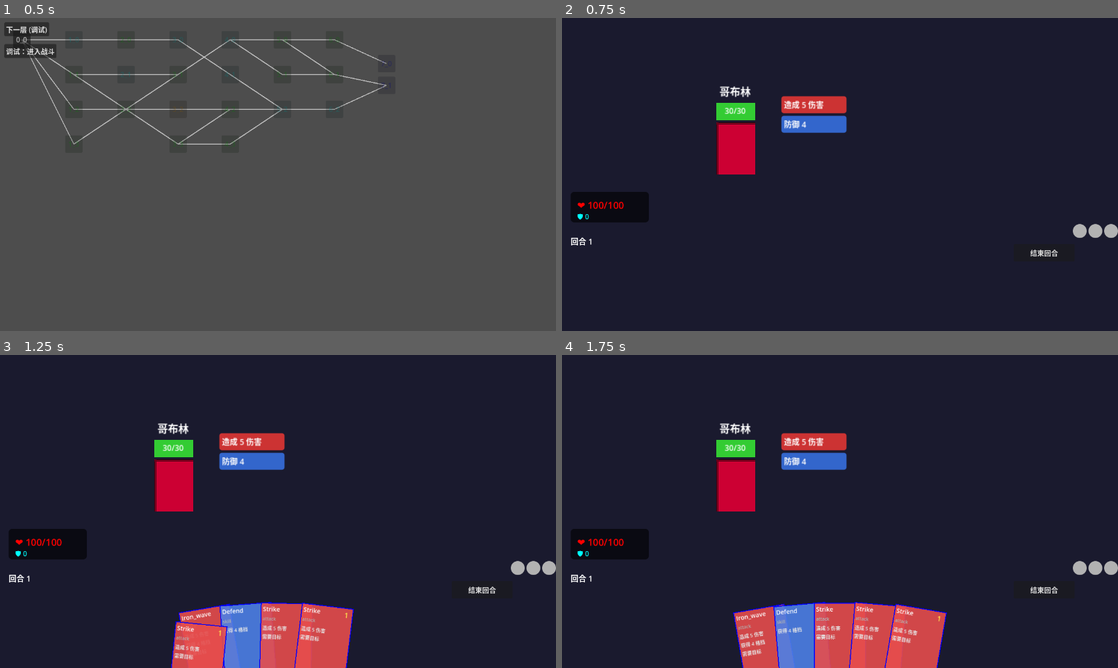
Above: before the commit, frames 1-4 (two rows, left to right).
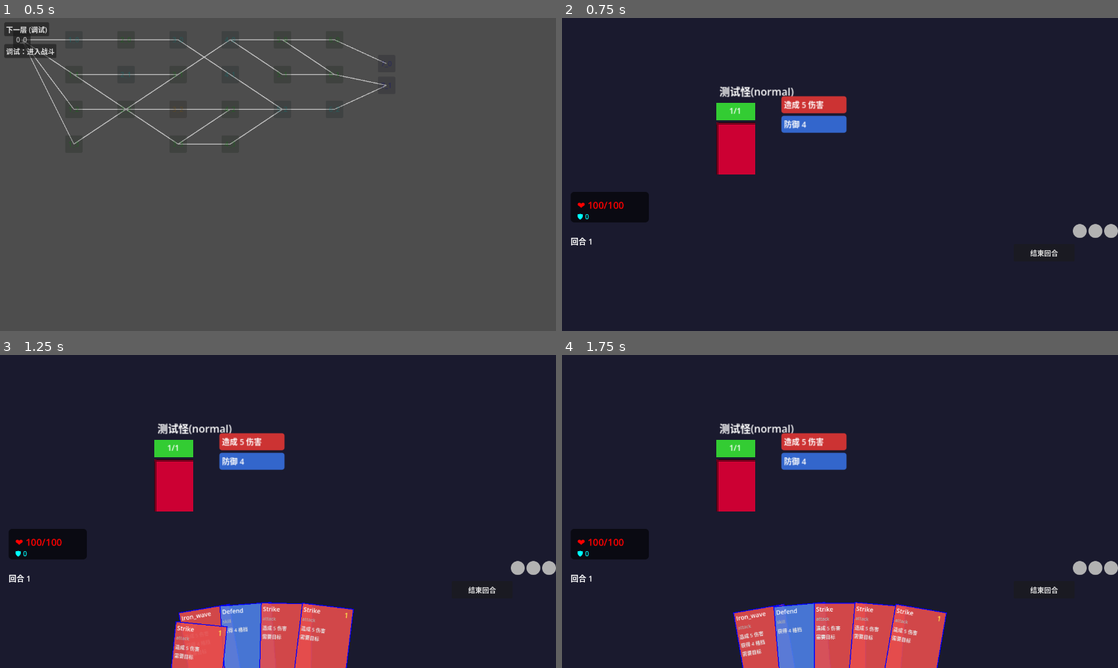
Above: after the commit, the same moments.

Repository: FiveMarksCoding/CardGame
Game: Godot game, scene res://scenes/Main.tscn
Same seed, same stepped clock (60 frames per second), same inputs: the game is played once before the commit and once after it.
Inputs:
- Up to frame 1 (0.5 s): no input
- Up to frame 2 (0.75 s): click "0_0" at 0.5 s
- Up to frame 3 (1.25 s): no input
- Up to frame 4 (1.75 s): click "调试：进入战斗" at 1.25 s

Frame 1 is identical in both runs. In frame 2, 0.3% of the frame differs, in the area x 28-42%, y 21-31%; in frame 3, 0.3%; in frame 4, 0.3%.

Commit message:
201018-02

Diff:
--- a/card-game/scripts/systems/BattleSystem.gd
+++ b/card-game/scripts/systems/BattleSystem.gd
@@ -16,14 +16,25 @@
 signal player_health_changed(new_health: int,max_health: int);
 signal player_block_changed(new_block: int);
 signal turn_started(turn_count: int);
+# data
+var battle_type: String="normal";
 
 func _ready ():
+	if MapSystem.instance && (MapSystem.instance.current_node_id != ""):
+		var node=MapSystem.instance.current_map_data.get_node(MapSystem.instance.current_node_id);
+		if node:
+			match node.node_type:
+				MapNodeData.NodeType.ELITE:
+					battle_type="elite";
+				MapNodeData.NodeType.BOSS:
+					battle_type="boss";
+	print("当前战斗类型: ",battle_type);
+
 	print("BattleSystem 已加载");
 	hand_container=get_parent().get_node("HandContainer");
 	if !hand_container:
 		push_error("找不到 HandContainer！");
 	deck.setup(GameState.player_deck);
-	print("抽牌堆初始化完成，共 %d 张牌" % deck.draw_pile.size());
 	_create_test_enemies();
 	start_player_turn();
 
@@ -56,20 +67,29 @@
 		hand_container.discard_card(card_ui);
 
 func _create_test_enemies ():
+	var hp = 1
+	var atk = 5
+	if battle_type == "elite":
+		hp = 2
+		atk = 8
+	elif battle_type == "boss":
+		hp = 3
+		atk = 12
+
 	var intent_pool=[
 		[
-			Intent.new(Intent.Type.ATTACK,5,1),
+			Intent.new(Intent.Type.ATTACK,atk,1),
 			Intent.new(Intent.Type.DEFEND,4,1),
 		],
 		[
-			Intent.new(Intent.Type.ATTACK,6,2),
+			Intent.new(Intent.Type.ATTACK,atk+2,2),
 		],
 		[
 			Intent.new(Intent.Type.BUFF,2,1),
-			Intent.new(Intent.Type.ATTACK,6,1),
+			Intent.new(Intent.Type.ATTACK,atk,1),
 		],
 	];
-	var enemy_data=EnemyData.new("goblin_1","哥布林",30,intent_pool);
+	var enemy_data=EnemyData.new("goblin_1","测试怪("+battle_type+")",hp,intent_pool);
 	var enemy=Enemy.new();
 	enemy.setup(enemy_data);
 	enemy.position=Vector2(400,300);
@@ -174,7 +194,7 @@
 
 func _on_victory ():
 	print("战斗胜利！");
-	var rewards=RewardGenerator.generate("normal");
+	var rewards=RewardGenerator.generate(battle_type);
 	var rlogic=RewardLogic.new();
 	rlogic.initialize(rewards);
 	var ui=RewardUI.new();
--- a/card-game/scripts/ui/battle/HandContainer.gd
+++ b/card-game/scripts/ui/battle/HandContainer.gd
@@ -27,8 +27,14 @@
 var drag_active: bool=0;
 var drag_card: BattleCardUI=null;
 
+var bms: BattleSystem=null;  # 缓存引用
+
 ## 常规函数
 func _ready ():
+	bms = _get_battle_system();  # 初始化缓存
+	if bms == null:
+		push_error("HandContainer: 找不到 BattleSystem！");
+
 	z_index=99;
 	mouse_filter=Control.MOUSE_FILTER_IGNORE;
 	hover_count=0;
@@ -36,6 +42,7 @@
 	for i in range(hands.size()):
 		current_x_offsets.append(0.0);
 	_create_energy_ui();
+
 func _process(delta):
 	if exit_timer>0:
 		exit_timer-=delta;
@@ -72,11 +79,14 @@
 		t_pos.append(Vector2(x,y));
 		t_rot.append(rot);
 	_apply_card_positions();
+
 func _apply_card_pos ():
 	_apply_card_positions(1);
+
 func _move_cards (y: float):
 	current_y_offset=y;
 	_apply_card_positions();
+
 func _apply_card_positions (animate: bool=true):
 	while current_x_offsets.size()<hands.size():
 		current_x_offsets.append(0.0)
@@ -99,11 +109,13 @@
 		else:
 			card.position=target_pos
 			card.rotation=target_rot
+
 func _reset_card_positions ():
 	current_x_offsets=[];
 	for i in range(hands.size()):
 		current_x_offsets.append(0.0);
 	_apply_card_positions();
+
 func _spread_cards (hovered_card: BattleCardUI):
 	if hovered_card==null:
 		current_x_offsets=[];
@@ -126,6 +138,7 @@
 		var offset_amount=scatter_offset/float(distance+1);
 		current_x_offsets.append(offset_sign*offset_amount);
 	_apply_card_positions();
+
 func _get_hand_area () -> Rect2:
 	if !base_positions.size():
 		return Rect2();
@@ -148,6 +161,7 @@
 	if card.card_data.needs_target:
 		card._create_aim_line();
 	_update_drag_float(mouse_pos);
+
 func _on_card_drag_moved (card: BattleCardUI, mouse_pos: Vector2):
 	if drag_active:
 		_update_drag_float(mouse_pos);
@@ -156,12 +170,14 @@
 			var is_valid=(targ!=null);
 			card._update_aim_line(is_valid);
 			_highlight_target(targ);
+
 func _on_card_drag_ended (card: BattleCardUI, _mouse_pos: Vector2):
 	drag_active=0;
 	drag_card=null;
 	card._clear_aim_line();
 	_highlight_target(null);
 	_update_float_from_hover();
+
 func _update_drag_float (_pos: Vector2):
 	if drag_active && drag_card && drag_card.card_data.needs_target:
 		return;
@@ -173,25 +189,26 @@
 	else:
 		if current_y_offset!=0.0:
 			_move_cards(0.0);
+
 func _get_target_at_mouse (_mouse_pos: Vector2) -> Enemy:
-	var bm=_get_battle_system();
-	if !bm:
+	if !bms:
 		return null;
 	var global_mouse=get_global_mouse_position()
-	for enemy in bm.enemies:
+	for enemy in bms.enemies:
 		if enemy.is_dead():
 			continue;
 		if global_mouse.distance_to(enemy.global_position)<40:
 			return enemy;
 	return null;
+
 func _highlight_target (target: Enemy):
-	var bm=_get_battle_system();
-	if !bm:
-		return;
-	for enemy in bm.enemies:
+	if !bms:
+		return;
+	for enemy in bms.enemies:
 		enemy.modulate=Color.WHITE
 		if enemy==target:
 			enemy.modulate=Color(1.5,1.5,0.5);
+
 func _create_energy_ui ():
 	var EnergyUI_script=preload("res://scripts/ui/battle/EnergyUI.gd");
 	var energy_ui=EnergyUI_script.new();
@@ -204,19 +221,23 @@
 func _on_card_hover_entered (card: BattleCardUI):
 	card.select_card();
 	_spread_cards(card);
+
 func _on_card_hover_exited (card: BattleCardUI):
 	card.deselect_card();
 	_reset_card_positions();
+
 func _on_hand_hover_entered ():
 	hover_count+=1;
 	if hover_count==1 && !drag_active:
 		exit_timer=0.0;
 		is_hovering=1;
 		_move_cards(HOVER_UP_OFFSET);
+
 func _on_hand_hover_exited ():
 	hover_count-=1
 	if hover_count==0 && !drag_active:
 		exit_timer=EXIT_DELAY;
+
 func _update_float_from_hover ():
 	if hover_count>0:
 		_move_cards(HOVER_UP_OFFSET);
@@ -231,32 +252,34 @@
 	t=t*2.0-1.0;
 	var angle_rad=deg_to_rad(MAX_ANGLE_DEG);
 	return t*angle_rad;
+
 func _set_all_card_scale (scale_target: float):
 	for i in hands:
 		var tween=create_tween();
 		tween.set_ease(Tween.EASE_OUT);
 		tween.set_trans(Tween.TRANS_QUINT);
 		tween.tween_property(i,"scale",Vector2(scale_target,scale_target),0.15);
+
 func play_card (card: BattleCardUI, target: Vector2, enemy: Enemy=null):
 	card.set_interactive(0);
 	card.select_card();
 	var index=hands.find(card)
 	if index!=-1:
 		hands.remove_at(index);
-		var BS=_get_battle_system();
-		if BS:
-			BS.deck.discard(card.card_data);
+		if bms:
+			bms.deck.discard(card.card_data);
 	_arrange_cards();
 	_apply_card_pos();
 	card.fly_to(target,0.4,func():
 		_execute_card_effect(card.card_data,enemy);
 		_card_hold_awit(card);
 	)
+
 func _execute_card_effect (card_data: CardData, target: Enemy):
-	var bm=_get_battle_system();
-	if bm==null:
-		return;
-	bm.resolve_card(card_data,target);
+	if bms == null:
+		return;
+	bms.resolve_card(card_data,target);
+
 func _card_hold_awit (card: BattleCardUI):
 	var tween=create_tween();
 	tween.tween_interval(0.8)
@@ -268,12 +291,12 @@
 		fly_tween.tween_property(card,"global_position",end_pos,0.15);
 		fly_tween.tween_callback(card.queue_free);
 	);
+
 func draw_one_card () -> bool:
-	var BS=_get_battle_system();
-	if BS==null:
+	if bms == null:
 		print("wrong\n");
 		return 0;
-	var card_data=BS.deck.draw_one();
+	var card_data=bms.deck.draw_one();
 	if card_data==null:
 		return 0;
 	var card=BattleCardUI.new();
@@ -292,28 +315,28 @@
 	_arrange_cards();
 	_apply_card_positions();
 	return 1;
+
 func discard_card (card: BattleCardUI):
 	var index=hands.find(card);
 	if index==-1:
 		return;
 	var _global_pos=card.global_position;
-	var BS=_get_battle_system();
-	if BS:
+	if bms:
 		var card_data=card.card_data;
-		BS.deck.discard(card_data);
+		bms.deck.discard(card_data);
 		print("弃牌：",card_data.card_name);
 	hands.remove_at(index);
 	base_positions.remove_at(index);
 	_arrange_cards();
 	card.play_discard_animation();
+
 func try_play_card (card: BattleCardUI, mouse_pos: Vector2):
 	var local_mouse=get_local_mouse_position()
 	var hand_area=_get_hand_area()
 	if hand_area.has_point(local_mouse):
 		_cancel_play(card)
 		return
-	var bm=_get_battle_system()
-	if bm==null:
+	if bms == null:
 		return;
 	var target: Enemy=null;
 	if card.card_data.needs_target:
@@ -323,11 +346,12 @@
 			return;
 	var reqs=card.card_data.energy_re;
 	if !reqs.is_empty():
-		if !bm.consume_energy(reqs):
+		if !bms.consume_energy(reqs):
 			_cancel_play(card);
 			return;
 	var target_pos=Vector2(930,240);
 	play_card(card,target_pos,target);
+
 func _cancel_play (card: BattleCardUI):
 	card.set_interactive(1);
 	var index=hands.find(card);
@@ -343,15 +367,15 @@
 	else:
 		print("错误：手上有未知卡牌");
 		card.queue_free();
+
 func request_color_card (card: BattleCardUI):
-	var BS=_get_battle_system()
-	if BS==null:
-		return;
-	if !BS.logic.is_player_turn:
+	if bms == null:
+		return;
+	if !bms.logic.is_player_turn:
 		return;
 	if !(card in hands):
 		return;
-	var s=BS.try_color_card(card.card_data)
+	var s=bms.try_color_card(card.card_data)
 	if s:
 		discard_card(card);
 	else:
